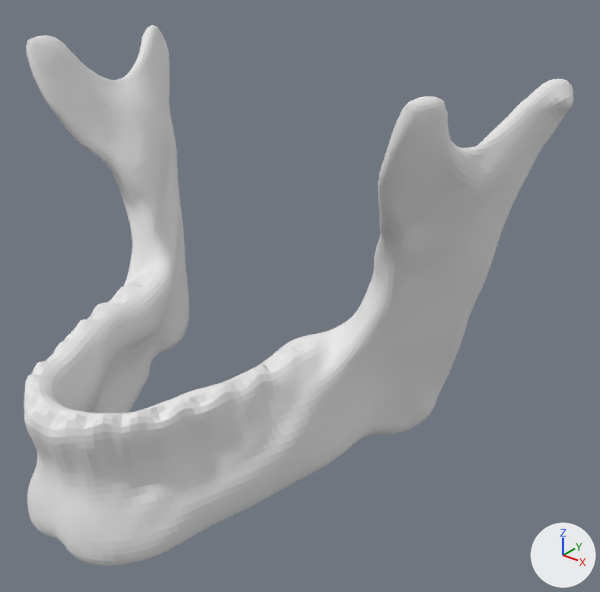
Two versions of the OBJ model sketches/ipnotic_torus/assets/LowerSkull.obj, one commit apart.
The view is the same before and after, from a 50 mm lens placed at (1.64, -1.94, 0.06), pointed at (0.24, -0.19, -1.02). Arrows for +X, +Y and +Z are at lower right; the lights stay in place. Where no turn or scale is listed for an object, it has been applied to the vertices.

Script lines for the objects in view, before the commit:
```python
mat_lowerskull_material = principled_material('LowerSkull_Material')
mat_lowerskull_material.base_color = (0.8, 0.8, 0.8)  # white #e7e7e7
mat_lowerskull_material.roughness = 1.0
me_lower_skull = bpy.data.meshes.new('Lower_skull')
me_lower_skull.from_pydata(...)  # 11086 vertices, 11084 faces; spans x -0.83..0.83, y -0.98..0.27, z -1.59..-0.34
me_lower_skull.materials.append(mat_lowerskull_material)  # white #e7e7e7
ob_lower_skull = bpy.data.objects.new('Lower_skull', me_lower_skull)
ob_lower_skull.location = (0.0, 0.0, 0.0)
```
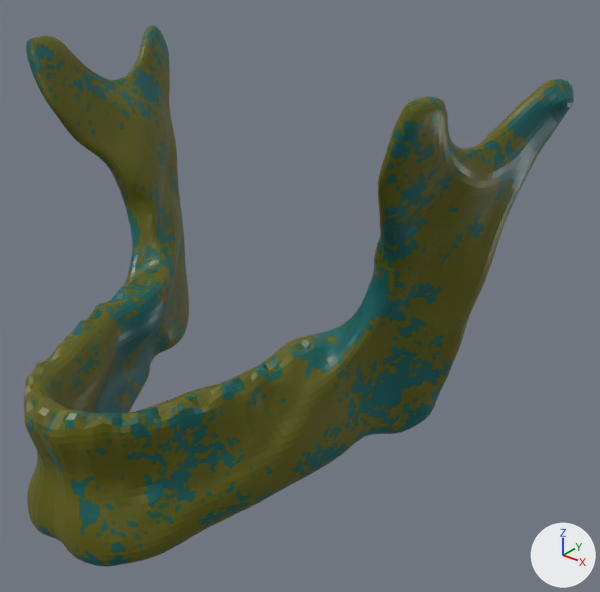
Boxes [x1, y1, x2, y2] around the edits, measured in the pictures (600 x 592 px):
'Lower_skull', surface changed (grey to yellow)
    both: [24, 25, 574, 567]

Diff of the bpy script that builds the scene:
```diff
--- a/sketches/ipnotic_torus/assets/LowerSkull.obj.py
+++ b/sketches/ipnotic_torus/assets/LowerSkull.obj.py
@@ img_lowerskull_bakedtexture_png @@
+img_lowerskull_bakedtexture_png = load_image('LowerSkull_BakedTexture.png', 'LowerSkull_BakedTexture.png', 2048, 2048, 'sRGB')
@@ mat_lowerskull_material @@
 mat_lowerskull_material = principled_material('LowerSkull_Material')
-mat_lowerskull_material.base_color = (0.8, 0.8, 0.8)  # white #e7e7e7
-mat_lowerskull_material.roughness = 1.0
+mat_lowerskull_material.texture = img_lowerskull_bakedtexture_png
+mat_lowerskull_material.roughness = 0.4
```
